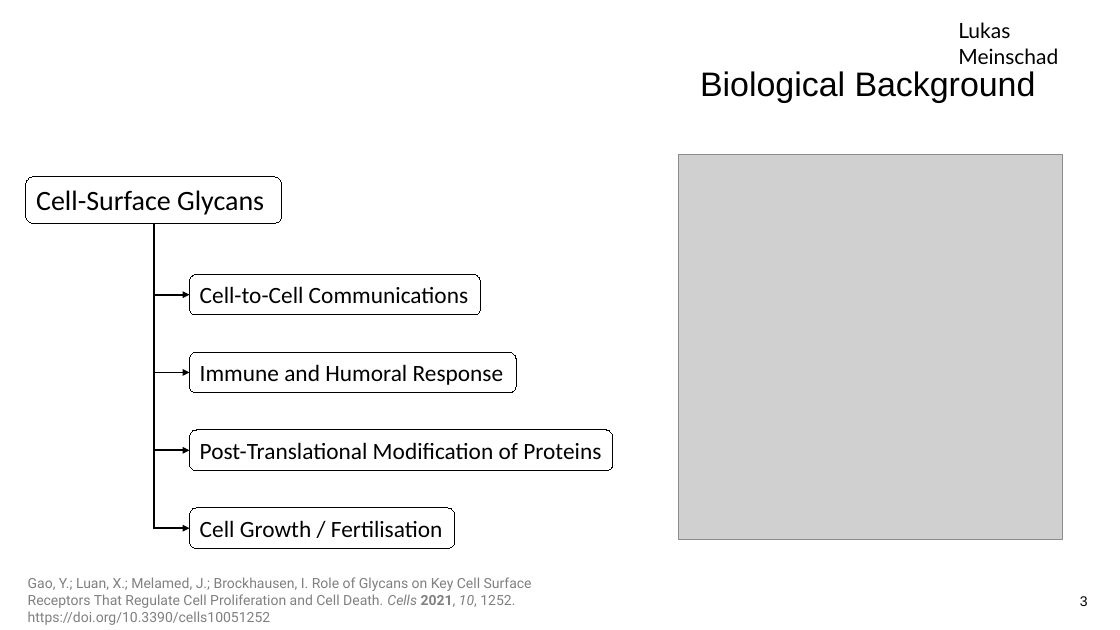
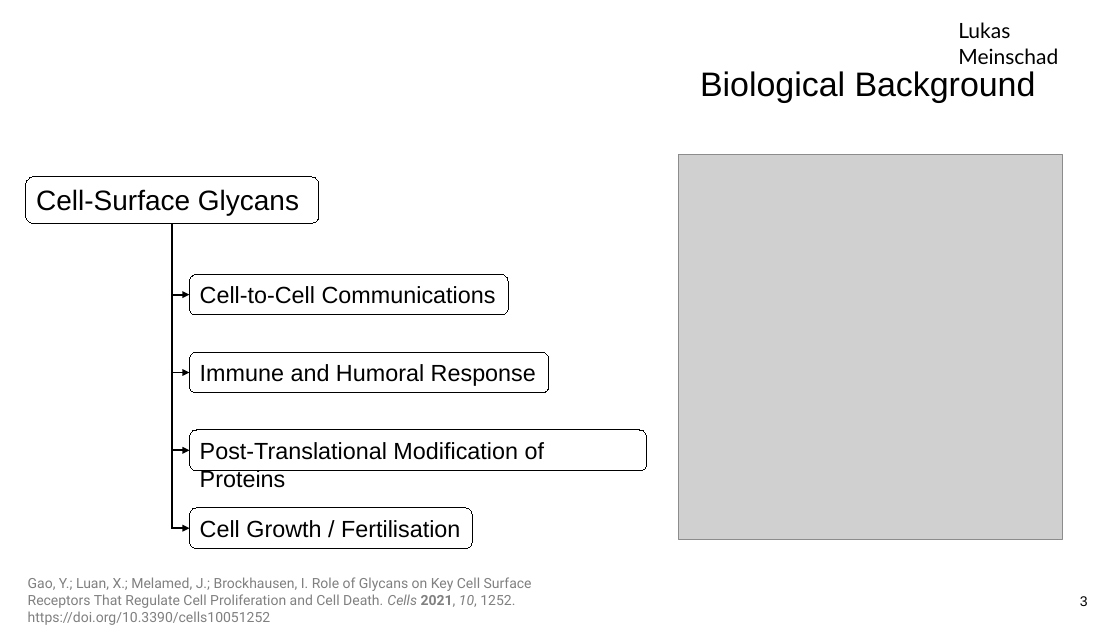
Before and after one commit to LukasMeinschad/Studium, a slide deck: slide 3 of Chemie/OC/Seminar/Seminartalk_OC_Lukas_Meinschad.pptx. Drawn at 1120x630 pixels with LibreOffice and Linux fonts; fonts in the diff are those of the drawing; grey boxes stand for pictures; background and template pictures are left out. Boxes give left, top, right and bottom in pixels: in the first picture for what was removed or moved away, otherwise in the second. Text is boxed around its words. In the diff, an @@ line names an element or a change of style, - is before the commit and + after.

```diff
--- a/Chemie/OC/Seminar/Seminartalk_OC_Lukas_Meinschad.pptx
+++ b/Chemie/OC/Seminar/Seminartalk_OC_Lukas_Meinschad.pptx
@@ font Calibri to Arial in 5 elements at [190,508,473,549], [190,430,647,471], [190,275,509,315], [190,352,549,392], [25,176,318,223] @@
@@ rounded rectangle "Cell-Surface Glycans": place and size @@
-rounded rectangle "Cell-Surface Glycans" at [25,176,281,223]
+rounded rectangle "Cell-Surface Glycans" at [25,176,318,223]
@@ elbow arrow moved from (154, 223) - (190, 528) to (172, 223) - (190, 528) @@
@@ elbow arrow moved from (154, 223) - (190, 450) to (172, 223) - (190, 450) @@
@@ elbow arrow moved from (154, 223) - (190, 372) to (172, 223) - (190, 372) @@
@@ elbow arrow moved from (154, 223) - (190, 295) to (172, 223) - (190, 295) @@
@@ rounded rectangle "Cell-to-Cell Communications": place and size @@
-rounded rectangle "Cell-to-Cell Communications" at [190,275,481,315]
+rounded rectangle "Cell-to-Cell Communications" at [190,275,509,315]
@@ rounded rectangle "Immune and Humoral Response": place and size @@
-rounded rectangle "Immune and Humoral Response" at [190,352,517,392]
+rounded rectangle "Immune and Humoral Response" at [190,352,549,392]
@@ rounded rectangle "Post-Translational Modification of Proteins": place and size @@
-rounded rectangle "Post-Translational Modification of Proteins" at [190,430,613,471]
+rounded rectangle "Post-Translational Modification of Proteins" at [190,430,647,471]
@@ rounded rectangle "Cell Growth / Fertilisation": place and size @@
-rounded rectangle "Cell Growth / Fertilisation" at [190,508,455,549]
+rounded rectangle "Cell Growth / Fertilisation" at [190,508,473,549]
```
Also in this commit, not shown: 8 other slides changed, 9 other files.
